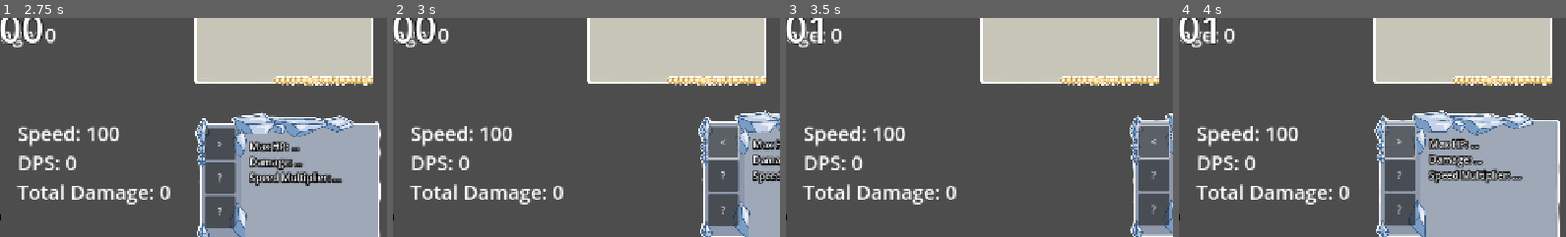
Above: before the commit, frames 1-4 (left to right).
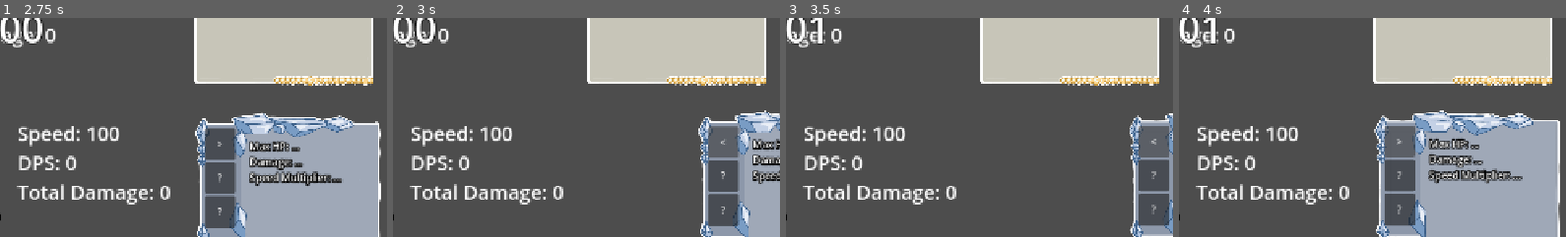
Above: after the commit, the same moments.

Repository: YummyBerry1108/P.A.L
Game: Godot game, scene res://scenes/menu.tscn
Two runs of this game, one before a commit and one after it. Both use one fixed random seed, a clock stepped at 60 frames per second and the inputs below. The engine's default icon, where the game draws it, is replaced by a stand-in: a white triangle on a blue panel in a dark square.
Inputs (mouse positions are % of the whole screen's width and height, from its top left):
- Up to frame 1 (2.75 s): click (49, 50) at 0.52 s; type "Alex" at 0.6 s; click "Client" at 1.25 s; click "Start Game" at 2 s
- Up to frame 2 (3 s): click ">" at 2.75 s
- Up to frame 3 (3.5 s): no input
- Up to frame 4 (4 s): click "<" at 3.5 s
The pictures show only the part of the screen within x 50-100%, y 4-54%; the shares and areas given below are measured in that part.

Frame 1 is identical in both runs. In frame 2, 0.2% of the frame differs, in the area x 80-90%, y 48-65%; in frame 3, 0.2%; in frame 4, 0.2%.

Commit message:
add difficulty system

Diff:
--- a/scenes/enemies/rabbit.tscn
+++ b/scenes/enemies/rabbit.tscn
@@ -122,7 +122,6 @@
 collision_mask = 5
 script = ExtResource("1_0rrc3")
 fire_trail_scene = ExtResource("2_81xei")
-hp = 75.0
 damage = 15.0
 
 [node name="AnimatedSprite2D" type="AnimatedSprite2D" parent="."]
--- a/scenes/enemies/rock.tscn
+++ b/scenes/enemies/rock.tscn
@@ -247,6 +247,7 @@
 collision_mask = 5
 script = ExtResource("1_1di36")
 texture = ExtResource("2_mek2u")
+hp = 90.0
 
 [node name="AnimatedSprite2D" type="AnimatedSprite2D" parent="."]
 material = SubResource("ShaderMaterial_868pk")
--- a/scenes/enemies/snail.tscn
+++ b/scenes/enemies/snail.tscn
@@ -152,7 +152,7 @@
 collision_mask = 5
 script = ExtResource("1_6lcqf")
 texture = ExtResource("2_5b1ba")
-hp = 100.0
+hp = 30.0
 damage = 5.0
 
 [node name="AnimatedSprite2D" type="AnimatedSprite2D" parent="."]
--- a/scenes/main.tscn
+++ b/scenes/main.tscn
@@ -13,6 +13,11 @@
 [ext_resource type="Texture2D" uid="uid://c14j3dxa0lc43" path="res://imgs/tiles/dan_tiles/debug_arrow.png" id="8_trceg"]
 [ext_resource type="Texture2D" uid="uid://drmvfw6et5v5o" path="res://imgs/tiles/dan_tiles/snow_2.png" id="10_choun"]
 [ext_resource type="Texture2D" uid="uid://bw7le7nhurmcq" path="res://imgs/tiles/dan_tiles/snow.png" id="11_ya4ey"]
+
+[sub_resource type="Curve" id="Curve_trceg"]
+_limits = [1.0, 10.0, 0.0, 1.0]
+_data = [Vector2(0, 1), 0.0, 0.0, 0, 0, Vector2(0.05, 1.5), 0.0, 0.0, 0, 0, Vector2(0.1, 2), 0.0, 0.0, 0, 0, Vector2(0.2, 2.5), 0.0, 0.0, 0, 0, Vector2(0.25, 5), 0.0, 0.0, 0, 0, Vector2(0.3, 2), 0.0, 0.0, 0, 0, Vector2(1, 5), 0.0, 0.0, 0, 0]
+point_count = 7
 
 [sub_resource type="TileSetAtlasSource" id="TileSetAtlasSource_dp3eg"]
 texture = ExtResource("8_trceg")
@@ -2880,6 +2885,9 @@
 script = ExtResource("5_choun")
 map = NodePath("../TileMapManager/Snow")
 enemy_container = NodePath("../EnemyContainer")
+difficulty_curve = SubResource("Curve_trceg")
+
+[node name="SpawnTimer" type="Timer" parent="EnemySpawner"]
 
 [node name="MultiplayerEnemySpawner" type="MultiplayerSpawner" parent="."]
 _spawnable_scenes = PackedStringArray("uid://cvbjuk7t2yx1x", "uid://dfde1nigv6m7e", "uid://dpldsb20x272n")
--- a/scenes/ui/status_display.tscn
+++ b/scenes/ui/status_display.tscn
@@ -28,16 +28,19 @@
 [node name="ToggleButton" type="Button" parent="ButtonContainer"]
 layout_mode = 2
 size_flags_vertical = 3
+focus_mode = 0
 text = ">"
 
 [node name="ToggleButton2" type="Button" parent="ButtonContainer"]
 layout_mode = 2
 size_flags_vertical = 3
+focus_mode = 0
 text = "?"
 
 [node name="ToggleButton3" type="Button" parent="ButtonContainer"]
 layout_mode = 2
 size_flags_vertical = 3
+focus_mode = 0
 text = "?"
 
 [node name="Label" type="Label" parent="."]
--- a/scripts/enemies/enemy.gd
+++ b/scripts/enemies/enemy.gd
@@ -10,6 +10,7 @@
 @export_category("Basic")
 @export var hp: float = 50
 @export var damage: float = 10.0
+@export var multiplier: float = 1.0
 @onready var animated_sprite_2d: AnimatedSprite2D = get_node("AnimatedSprite2D")
 #@onready var sprite: Sprite2D = get_node("Sprite2D")
 @onready var hurt_box: Area2D = get_node("HurtBox")
@@ -27,9 +28,7 @@
 var exp_amount: int = 1
 
 func _ready() -> void:
-	pass
-	#if texture:
-		#sprite.texture = texture
+	hp *= multiplier
 
 func update_speed() -> void:
 	speed_multiplier = effect_component.get_speed_multiplier()
--- a/scripts/enemies/enemy_spawner.gd
+++ b/scripts/enemies/enemy_spawner.gd
@@ -2,17 +2,54 @@
 
 @export var map: TileMapLayer
 @export var enemy_container: Node2D
+@export var difficulty_curve: Curve
+@export var max_game_time: float = 1800.0
+@export var base_spawn_interval: float = 5.0
+@export var min_spawn_interval: float = 0.1
+@export var base_enemy_count: int = 1
 
-const RADIUS = 8
+@onready var spawn_timer: Timer = $SpawnTimer
 
+const RADIUS = 50
+
+var current_time: float = 0.0
 var total_weight: int = 0
 var available_coords: Dictionary = {}
 
+var enemy_names: Array[String] = ["snail", "rabbit", "rock"]
 var name_to_enemy: Dictionary[String, PackedScene] = {
 	"rock": preload("res://scenes/enemies/rock.tscn"),
 	"rabbit": preload("res://scenes/enemies/rabbit.tscn"),
 	"snail": preload("res://scenes/enemies/snail.tscn"),
 }
+
+func _ready() -> void:
+	spawn_timer.timeout.connect(_on_spawn_timer_timeout)
+	spawn_timer.start(base_spawn_interval)
+
+func _process(delta: float) -> void:
+	print(_get_difficulty())
+	if current_time < max_game_time:
+		current_time += delta
+		update_spawner_difficulty()
+
+func update_spawner_difficulty() -> void:
+	var new_interval: float = lerp(base_spawn_interval, min_spawn_interval, _get_difficulty() / 10)
+
+	if abs(spawn_timer.wait_time - new_interval) > 0.05:
+		var time_left = spawn_timer.time_left
+		spawn_timer.wait_time = max(new_interval, 0.01)
+		if time_left > spawn_timer.wait_time:
+			spawn_timer.start(spawn_timer.wait_time)
+
+func _on_spawn_timer_timeout() -> void:
+	var progress: float = clamp(current_time / max_game_time, 0.0, 1.0)
+	var difficulty_multiplier: float = difficulty_curve.sample(progress)
+
+	var spawn_count: int = base_enemy_count + int(difficulty_multiplier - 1)
+
+	for i in range(spawn_count):
+		spawn_enemy(enemy_names.pick_random())
 
 ## do not spawn if no player alive in game
 func spawn_enemy(enemy_name: String = "rock") -> void:
@@ -29,6 +66,7 @@
 
 	var enemy_node: PackedScene = name_to_enemy[enemy_name]
 	var new_enemy: Enemy = enemy_node.instantiate()
+	new_enemy.multiplier = _get_difficulty()
 	new_enemy.global_position = map.map_to_local(res_coord)
 	new_enemy._on_enemy_died.connect(owner._on_enemy_died)
 	enemy_container.add_child(new_enemy, true)
@@ -83,3 +121,8 @@
 			return curr_coord
 		rand_num -= available_coords[curr_coord]
 	return curr_coord
+
+func _get_difficulty() -> float:
+	var progress: float = clamp(current_time / max_game_time, 0.0, 1.0)
+	var difficulty_multiplier: float = difficulty_curve.sample(progress)
+	return difficulty_multiplier
--- a/scripts/main.gd
+++ b/scripts/main.gd
@@ -33,9 +33,9 @@
 
 func _process(delta: float) -> void:
 	# maybe use a timer node will be better?
-	if timer > 3.0:
-		timer -= 3.0
-		enemy_spawner.spawn_enemy(enemy_names.pick_random())
+	if timer > 5.0:
+		timer -= 5.0
+		#enemy_spawner.spawn_enemy(enemy_names.pick_random())
 
 	if is_timer_running:
 		time_elapsed += delta
@@ -140,6 +140,3 @@
 	for player_id in Lobby.players:
 		_add_player_node(player_id)
 		player_amount += 1
-
-	for i in range(3):
-		enemy_spawner.spawn_enemy("rabbit")
Not shown: 1 places in scenes/enemies/rabbit.tscn that only renumber resources
Not shown: 1 places in scenes/main.tscn that only renumber resources
